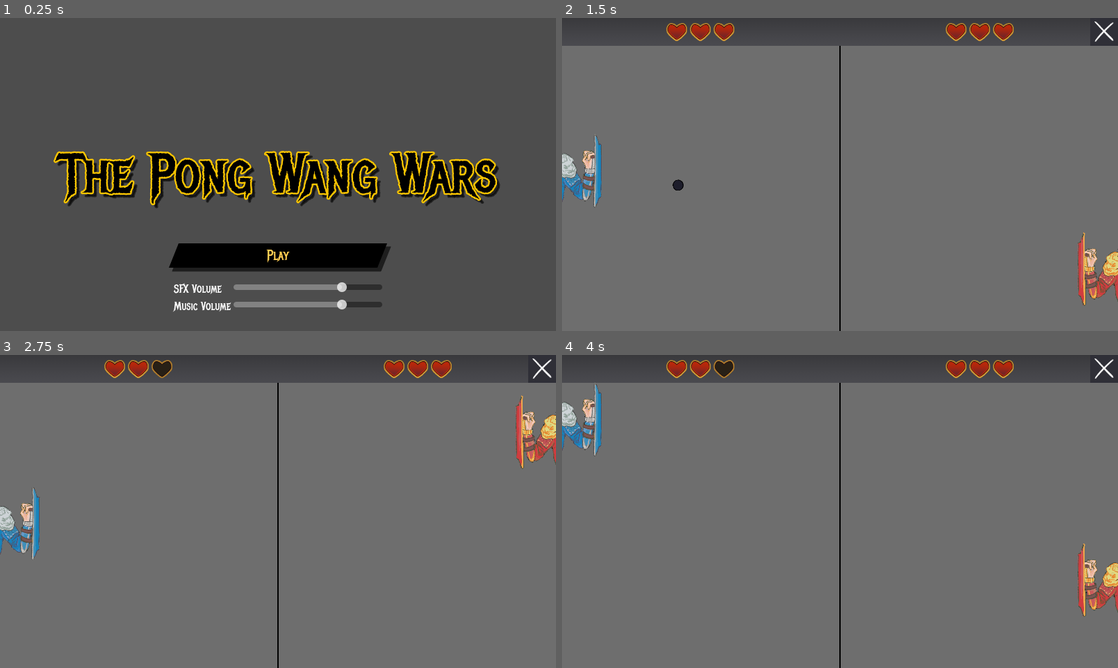
Above: before the commit, frames 1-4 (two rows, left to right).
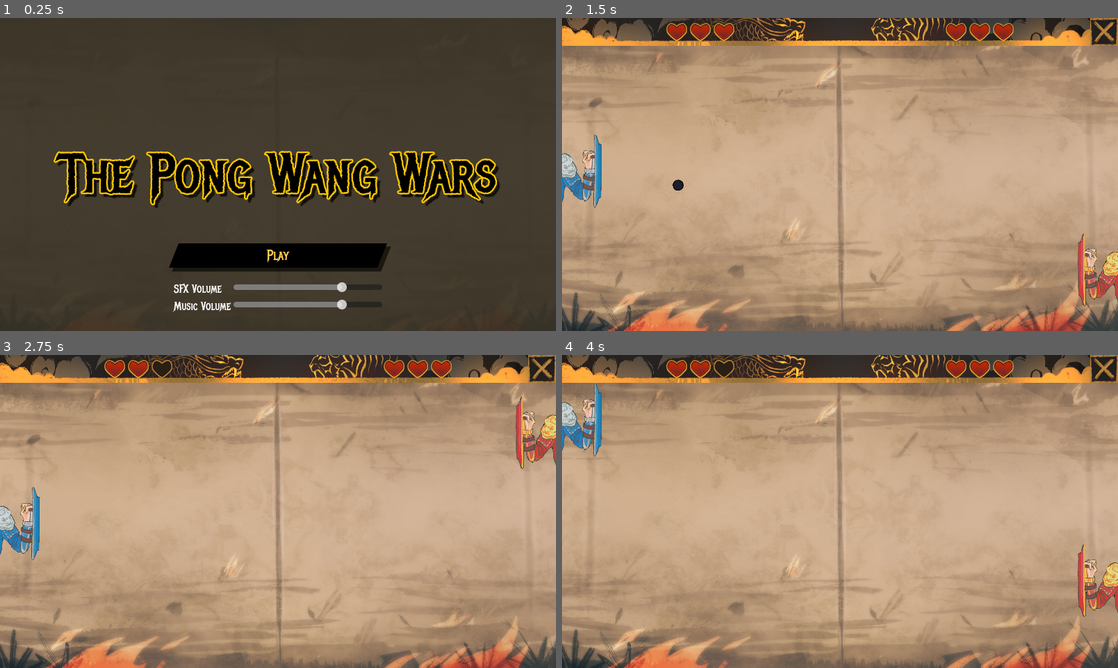
Above: after the commit, the same moments.

Repository: parrotwise/gmtk26-pong
Game: Godot game, scene res://Menu/main_menu.tscn
Two runs of this game, one before a commit and one after it. Both use one fixed random seed, a clock stepped at 60 frames per second and the inputs below. Sound files missing from this copy of the repository are replaced by a short silence.
Inputs:
- Up to frame 1 (0.25 s): no input
- Up to frame 2 (1.5 s): click "Play" at 0.5 s; hold Up (ui_up) from 1.28 s (still down)
- Up to frame 3 (2.75 s): release Up (ui_up) at 2.03 s; hold Down (ui_down) from 2.03 s (still down)
- Up to frame 4 (4 s): release Down (ui_down) at 2.78 s; hold Up (ui_up) from 2.78 s (still down)

The runs differ from the first frame. In frame 1, 87% of the frame differs, in the area x 0-100%, y 0-100%; in frame 2, 96%; in frame 3, 96%; in frame 4, 96%.

Commit message:
Replace UI placeholder assets, add background textures to the menu and game scenes

Diff:
--- a/Menu/main_menu.tscn
+++ b/Menu/main_menu.tscn
@@ -3,7 +3,11 @@
 [ext_resource type="Script" uid="uid://cm6wy2um2uj00" path="res://Menu/main_menu.gd" id="1_sla5p"]
 [ext_resource type="PackedScene" uid="uid://djm2i4bbxb86c" path="res://Scenes/game_scene.tscn" id="2_ci1se"]
 [ext_resource type="Theme" uid="uid://cmohlg8ancb1r" path="res://Assets/Theme/the_theme.tres" id="2_dtkyu"]
+[ext_resource type="Texture2D" uid="uid://dyl0hv0unlg5" path="res://Sprites/bg.png" id="3_fw3rq"]
 [ext_resource type="FontFile" uid="uid://q86l2pnsdds1" path="res://Assets/Font/MetalMania-Regular.ttf" id="3_ohgnh"]
+
+[sub_resource type="StyleBoxFlat" id="StyleBoxFlat_11l1m"]
+bg_color = Color(0.21176471, 0.19215687, 0.14509805, 1)
 
 [sub_resource type="LabelSettings" id="LabelSettings_kafe6"]
 font = ExtResource("3_ohgnh")
@@ -28,6 +32,26 @@
 layout_mode = 3
 anchors_preset = 0
 theme = ExtResource("2_dtkyu")
+
+[node name="Background" type="Panel" parent="Menu" unique_id=1874881670]
+layout_mode = 1
+anchors_preset = 15
+anchor_right = 1.0
+anchor_bottom = 1.0
+grow_horizontal = 2
+grow_vertical = 2
+theme_override_styles/panel = SubResource("StyleBoxFlat_11l1m")
+
+[node name="Texture" type="TextureRect" parent="Menu/Background" unique_id=1097396287]
+modulate = Color(1, 1, 1, 0.09411765)
+layout_mode = 1
+anchors_preset = 15
+anchor_right = 1.0
+anchor_bottom = 1.0
+grow_horizontal = 2
+grow_vertical = 2
+texture = ExtResource("3_fw3rq")
+expand_mode = 2
 
 [node name="CenterContainer2" type="CenterContainer" parent="Menu" unique_id=1307644251]
 custom_minimum_size = Vector2(0, 450)
--- a/Scenes/GameUI/hud.tscn
+++ b/Scenes/GameUI/hud.tscn
@@ -2,9 +2,9 @@
 
 [ext_resource type="Script" uid="uid://bg2lsv0wic75u" path="res://Scenes/GameUI/hud.gd" id="1_56xkn"]
 [ext_resource type="Texture2D" uid="uid://su2se2y7g5xr" path="res://Sprites/hp.png" id="2_eccdw"]
-[ext_resource type="Texture2D" uid="uid://brsr08lgwm5ak" path="res://Sprites/bar_placeholder.png" id="2_l26h0"]
 [ext_resource type="Texture2D" uid="uid://bask7m4bnnhxh" path="res://Sprites/hp_no.png" id="3_0un6g"]
-[ext_resource type="Texture2D" uid="uid://b7jpgpuws8ief" path="res://Sprites/exit_placeholder.png" id="3_eccdw"]
+[ext_resource type="Texture2D" uid="uid://dh5wukrh38lcn" path="res://Sprites/bar.png" id="4_l26h0"]
+[ext_resource type="Texture2D" uid="uid://dfxvusa3pspuj" path="res://Sprites/exit.png" id="5_eccdw"]
 
 [node name="HUD" type="Control" unique_id=1368634265]
 custom_minimum_size = Vector2(800, 40)
@@ -22,7 +22,7 @@
 anchor_right = 1.0
 offset_bottom = 40.0
 grow_horizontal = 2
-texture = ExtResource("2_l26h0")
+texture = ExtResource("4_l26h0")
 expand_mode = 2
 
 [node name="HBoxContainer" type="HBoxContainer" parent="." unique_id=1349159520]
@@ -94,6 +94,6 @@
 offset_left = -40.0
 offset_bottom = 40.0
 grow_horizontal = 0
-texture_normal = ExtResource("3_eccdw")
+texture_normal = ExtResource("5_eccdw")
 ignore_texture_size = true
 stretch_mode = 0
--- a/Scenes/game_scene.tscn
+++ b/Scenes/game_scene.tscn
@@ -3,6 +3,7 @@
 [ext_resource type="Script" uid="uid://ke4slfpx5tjp" path="res://Scenes/game_scene.gd" id="1_5dgvu"]
 [ext_resource type="Script" uid="uid://ejpyehyvfe3j" path="res://Scripts/battlefield.gd" id="1_6h5vk"]
 [ext_resource type="Script" uid="uid://x2chsq18dd8c" path="res://Scripts/player.gd" id="2_1ixah"]
+[ext_resource type="Texture2D" uid="uid://dyl0hv0unlg5" path="res://Sprites/bg.png" id="2_5dgvu"]
 [ext_resource type="Script" uid="uid://dowrysm7015b3" path="res://Scripts/opponent.gd" id="4_1ixah"]
 [ext_resource type="Texture2D" uid="uid://78t4kpwyd0pd" path="res://Sprites/p1.png" id="4_ikfsv"]
 [ext_resource type="Texture2D" uid="uid://d4jsgjfjen0u7" path="res://Sprites/p2.png" id="6_5dgvu"]
@@ -41,7 +42,18 @@
 grow_vertical = 2
 theme_override_styles/panel = SubResource("StyleBoxFlat_b6fju")
 
+[node name="Texture" type="TextureRect" parent="Background" unique_id=12330466]
+layout_mode = 1
+anchors_preset = 15
+anchor_right = 1.0
+anchor_bottom = 1.0
+grow_horizontal = 2
+grow_vertical = 2
+texture = ExtResource("2_5dgvu")
+expand_mode = 2
+
 [node name="Divider" type="Panel" parent="Background" unique_id=1106763310]
+visible = false
 layout_mode = 1
 anchors_preset = 5
 anchor_left = 0.5
Binary file added: Sprites/bar.png
Not shown, added: Sprites/bar.png.import
Binary file added: Sprites/bg.png
Not shown, added: Sprites/bg.png.import
Binary file added: Sprites/exit.png
Not shown, added: Sprites/exit.png.import
